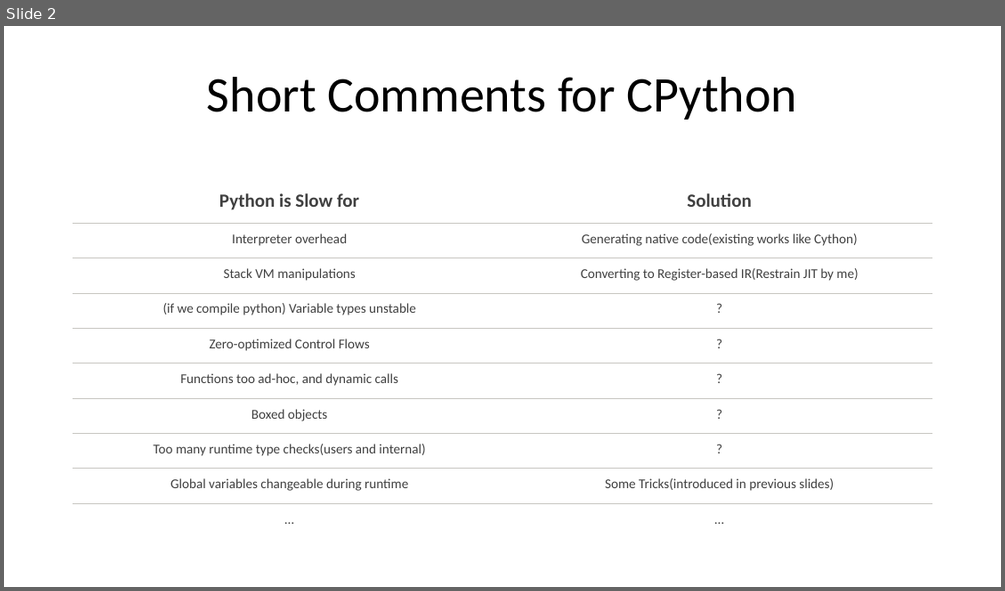
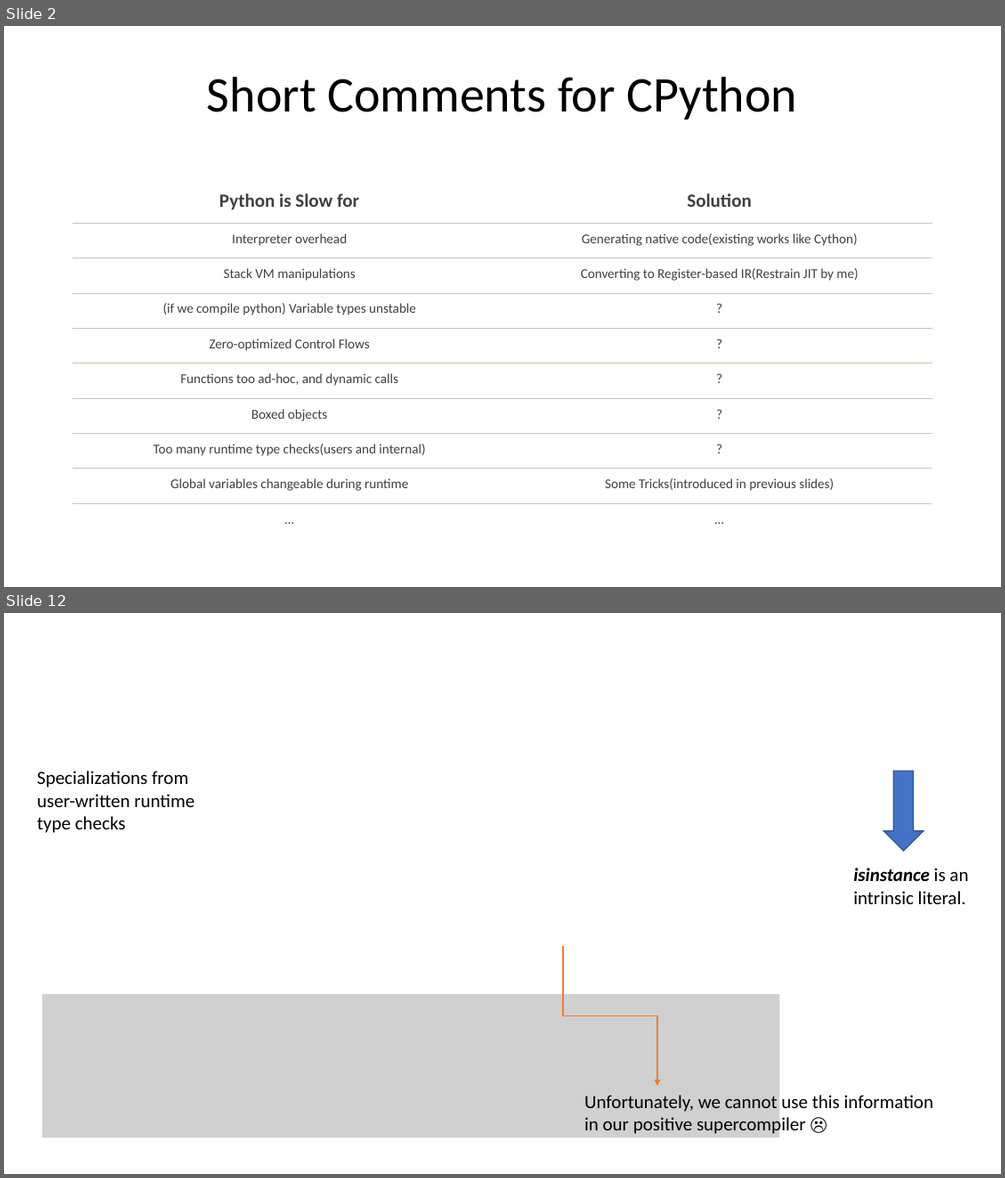
Before and after one commit to thautwarm/Site-32, a slide deck: src/Others/slides/impl0.pptx. Shown one above the other, each under a label of ours: slide 2 before the commit, slides 2 and 12 after it; the slides between them are not shown. The pictures are 1005x591 and 1005x1178 pixels, drawn with LibreOffice and Linux fonts; fonts in the diff are those of the drawing; grey boxes stand for pictures. Boxes give left, top, right and bottom in pixels: in the first picture for what was removed or moved away, otherwise in the second. Text is boxed around its words. In the diff, an @@ line names an element or a change of style, - is before the commit and + after.

```diff
--- a/src/Others/slides/impl0.pptx
+++ b/src/Others/slides/impl0.pptx
@@ slide 12 added at (4,613,1001,1174), background #FFFFFF @@
@@ text added at (37,771,194,833), 18 pt, text #000000 @@
+Specializations from user-written runtime type checks
@@ down arrow added at (883,771,923,851), fill #4472C4, outline #325491 1 pt @@
@@ text added at (853,868,968,904), 18 pt, text #000000 @@
+isinstance is an intrinsic literal.
@@ elbow arrow added from (563, 946) to (657, 1086), #ED7D31 1.5 pt @@
@@ picture added at (42,995,780,1138) @@
@@ text added at (584,1094,933,1135), 18 pt, text #000000 @@
+Unfortunately, we cannot use this information in our positive supercompiler ☹
```
Also in this commit, not shown: 7 slides changed, 4 other slides added, 1 slide removed.
